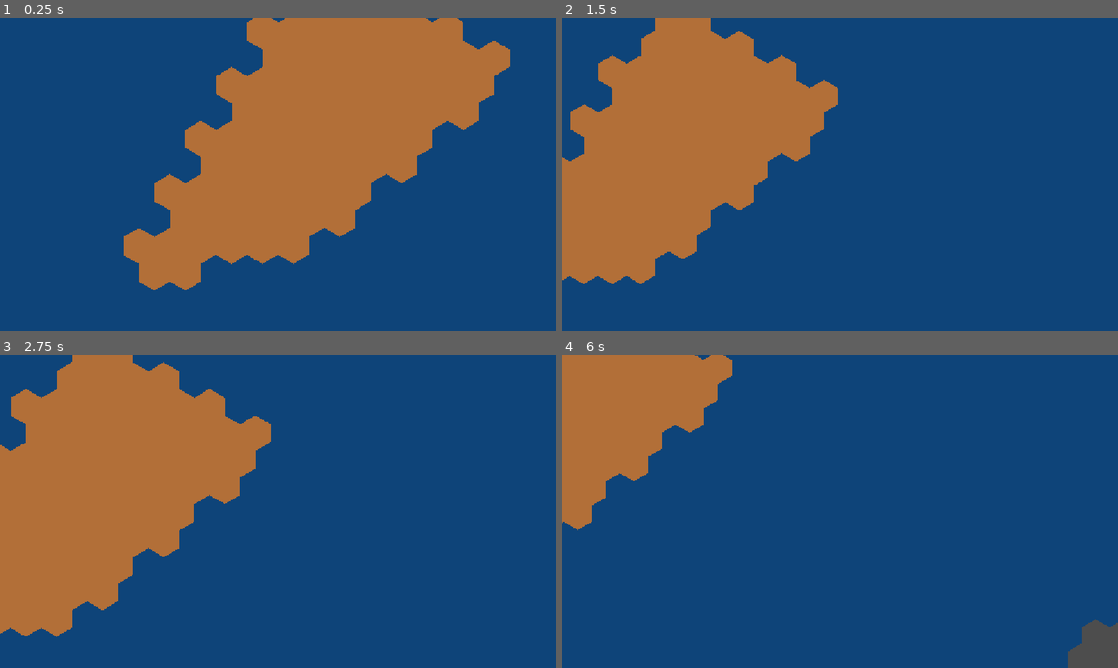
Above: before the commit, frames 1-4 (two rows, left to right).
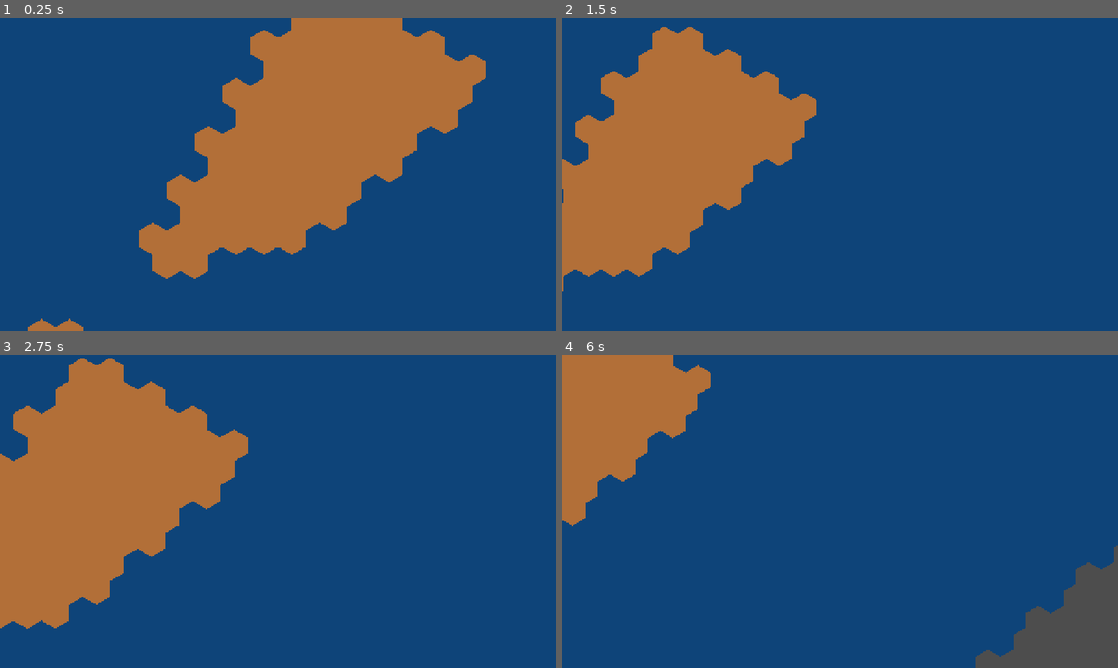
Above: after the commit, the same moments.

Repository: makryl-dev/Hexaria
Game: Godot game, scene res://world/world.tscn
The game is run twice, just before and just after one commit, with the same random seed, the same clock (stepped at 60 frames per second) and the same inputs.
Inputs (mouse positions are in pixels of both pictures, inside the frame that each line leads up to):
- Up to frame 1 (0.25 s): no input
- Up to frame 2 (1.5 s): tap Enter at 0.5 s; move the mouse to (962, 158) at 0.52 s; hold Middle mouse button (camera_drag_move) 0.53-1.28 s; tap Space (time_pause) at 1.25 s; move the mouse to (728, 190) at 1.27 s; tap Mouse wheel down (camera_zoom_in) at 1.35 s
- Up to frame 3 (2.75 s): tap Enter at 2 s; move the mouse to (333, 442) at 2.02 s; hold Mouse wheel up (camera_zoom_out) from 2.03 s (still down)
- Up to frame 4 (6 s): tap Space (time_pause) at 2.75, 4.25 s; move the mouse to (812, 574) at 2.77 s; release Mouse wheel up (camera_zoom_out) at 2.78 s; tap 1 (time_set_speed_1) at 2.85 s; tap Enter at 3.5 s; move the mouse to (1006, 558) at 3.52 s; tap 2 (time_set_speed_2) at 3.6 s; move the mouse to (673, 464) at 4.27 s; tap 3 (time_set_speed_3) at 4.35 s; move the mouse to (867, 511) at 5.02 s; hold Middle mouse button (camera_drag_move) 5.03-5.78 s; move the mouse to (756, 433) at 5.77 s; tap Mouse wheel down (camera_zoom_in) at 5.85 s

The runs differ from the first frame. In frame 1, 6.2% of the frame differs, in the area x 5-92%, y 0-100%; in frame 2, 4.7%; in frame 3, 4.8%; in frame 4, 5.5%.

Commit message:
chore: set 1280x720 borderless window and disable resizing

Diff:
--- a/project.godot
+++ b/project.godot
@@ -17,6 +17,9 @@
 
 [display]
 
+window/size/viewport_width=1280
+window/size/viewport_height=720
+window/size/borderless=true
 window/stretch/mode="canvas_items"
 window/stretch/aspect="expand"
 
